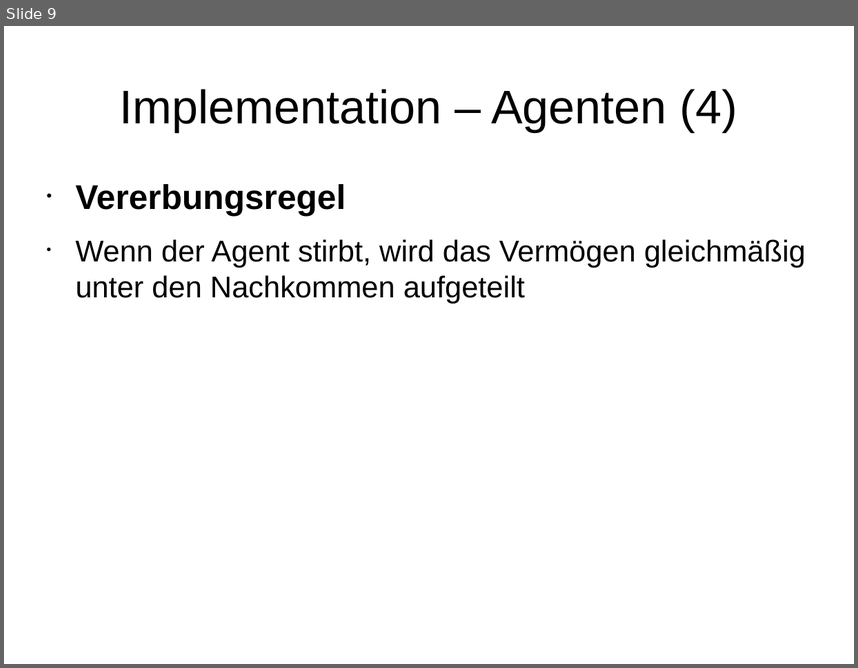
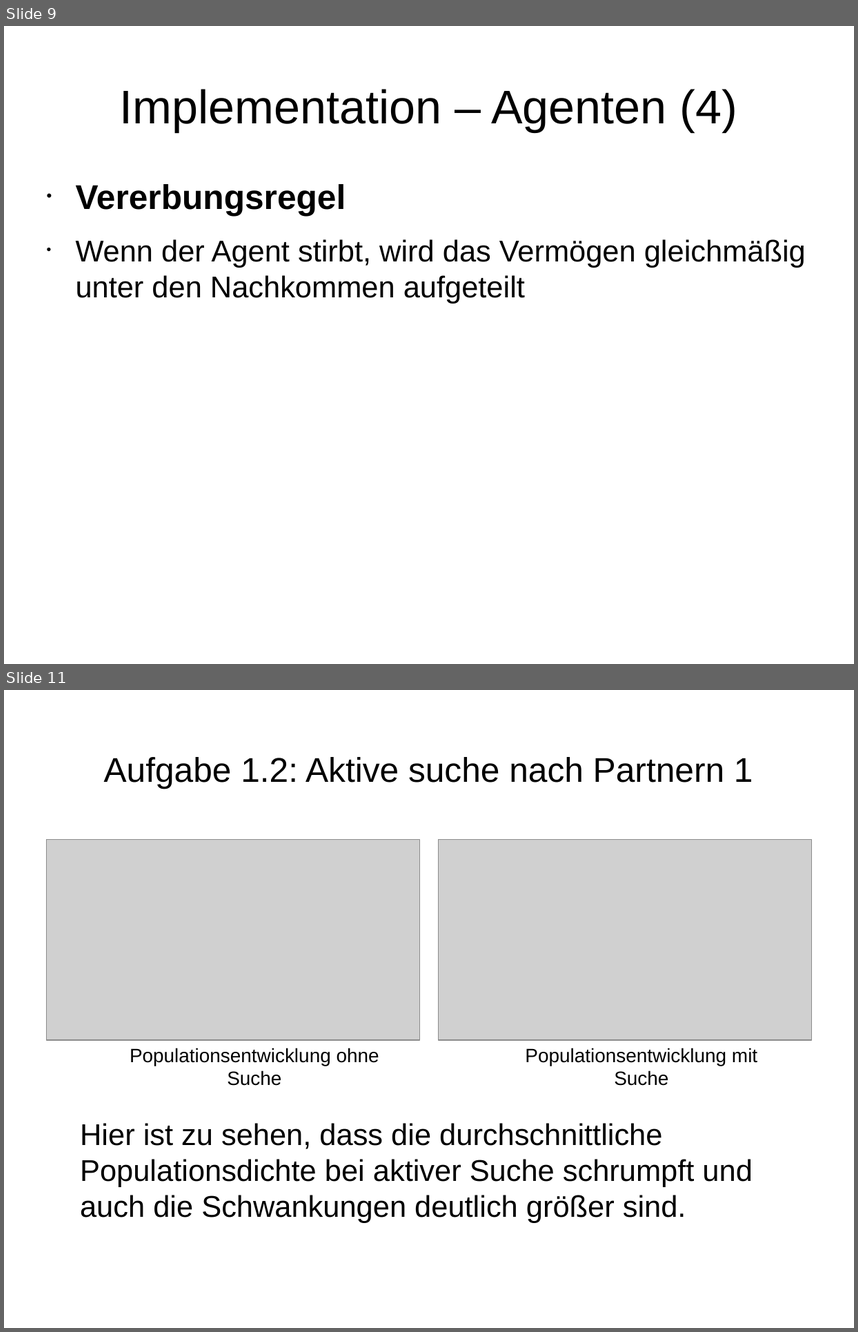
Before and after one commit to wsmirnow/Sugarscape, a slide deck: Presentation/Presentation.odp. Shown one above the other, each under a label of ours: slide 9 before the commit, slides 9 and 11 after it; the slides between them are not shown. The pictures are 858x668 and 858x1332 pixels, drawn with LibreOffice and Linux fonts; fonts in the diff are those of the drawing; grey boxes stand for pictures. Boxes give left, top, right and bottom in pixels: in the first picture for what was removed or moved away, otherwise in the second. Text is boxed around its words. In the diff, an @@ line names an element or a change of style, - is before the commit and + after.

Commit message:
Aufgaben bearbeitet und kommentiert

```diff
--- a/Presentation/Presentation.odp
+++ b/Presentation/Presentation.odp
@@ slide 11 added at (4,690,854,1328), background #FFFFFF @@
@@ title added at (104,757,753,789), 32 pt, text #000000 @@
+Aufgabe 1.2: Aktive suche nach Partnern 1
@@ picture added at (46,839,420,1039) @@
@@ picture added at (438,839,812,1039) @@
@@ text added at (130,1047,379,1085), 18 pt, text #000000 @@
+Populationsentwicklung ohne Suche
@@ text added at (525,1047,757,1085), 18 pt, text #000000 @@
+Populationsentwicklung mit Suche
@@ text added at (80,1123,752,1223), 28 pt, text #000000 @@
+Hier ist zu sehen, dass die durchschnittliche Populationsdichte bei aktiver Suche schrumpft und auch die Schwankungen deutlich größer sind.
```
Also in this commit, not shown: 9 other slides added.
